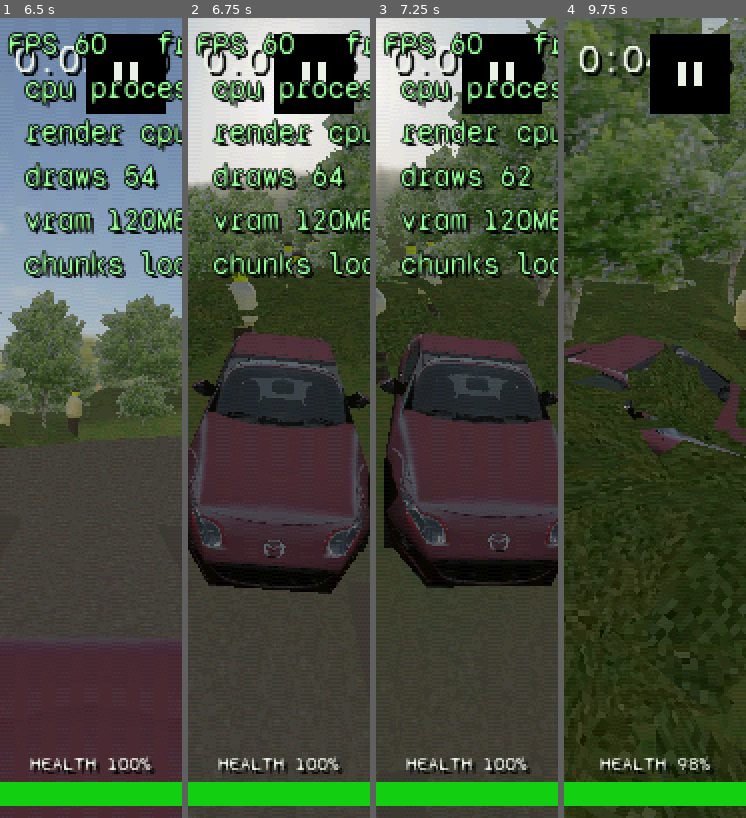
Above: before the commit, frames 1-4 (left to right).
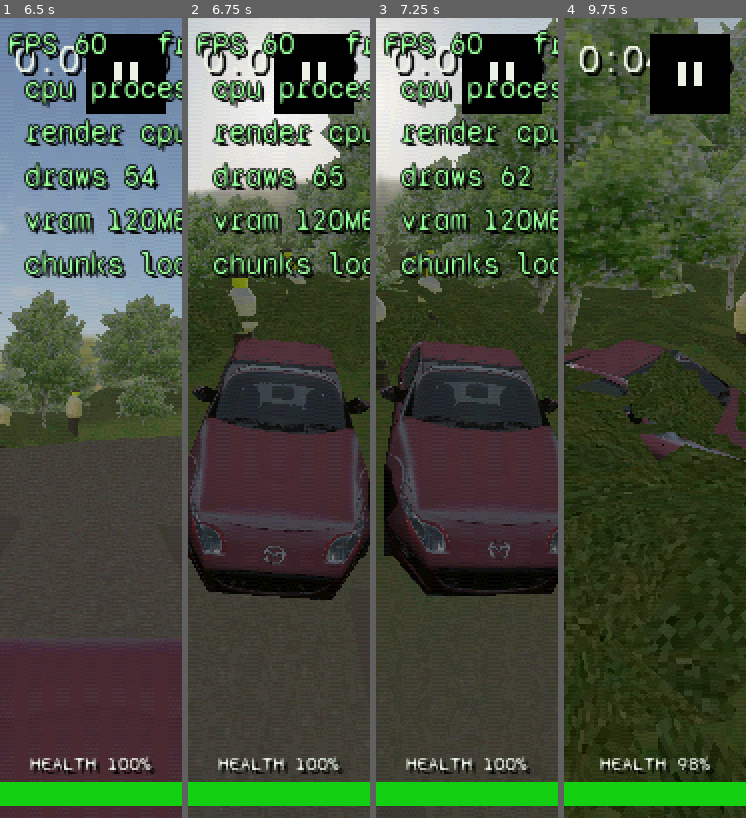
Above: after the commit, the same moments.

Repository: felixxwu/TAPPA
Game: Godot game, scene res://main.tscn
Two runs of this game, one before a commit and one after it. Both use one fixed random seed, a clock stepped at 60 frames per second and the inputs below. This scene is started directly instead of the project's main scene.
Inputs (mouse positions are in pixels of both pictures, inside the frame that each line leads up to):
- Up to frame 1 (6.5 s): tap Enter (menu_select) at 0.5 s; move the mouse to (131, 378) at 0.52 s; hold Right (menu_right) 0.53-1.25 s; tap C (cycle_camera) at 0.6 s; click (131, 378) at 0.67 s; drag from (54, 458) to (81, 578) at 1.27 s; move the mouse to (109, 242) at 2.02 s; hold Right (menu_right) 2.03-2.75 s; tap P (toggle_perf_overlay) at 2.1 s; drag from (81, 578) to (36, 298) at 2.77 s; move the mouse to (145, 538) at 3.52 s; hold Left (menu_left) 3.53-4.25 s; tap Alt at 3.6 s; drag from (36, 298) to (63, 218) at 4.27 s; move the mouse to (100, 418) at 5.02 s; hold S (brake_reverse) 5.03-5.75 s; tap K at 5.1 s; click (100, 418) at 5.17 s; drag from (63, 218) to (54, 458) at 5.77 s
- Up to frame 2 (6.75 s): move the mouse to (319, 378) at 6.52 s; hold W (accelerate) from 6.53 s (still down); tap C (cycle_camera) at 6.6 s
- Up to frame 3 (7.25 s): keep holding W (accelerate)
- Up to frame 4 (9.75 s): release W (accelerate) at 7.25 s; drag from (618, 458) to (645, 578) at 7.27 s; move the mouse to (673, 242) at 8.02 s; hold S (brake_reverse) 8.03-8.75 s; tap P (toggle_perf_overlay) at 8.1 s; drag from (645, 578) to (600, 298) at 8.77 s; move the mouse to (709, 538) at 9.52 s; hold W (accelerate) from 9.53 s (still down); tap Alt at 9.6 s; click (709, 538) at 9.67 s

Frame 1 is identical in both runs. In frame 2, 13% of the frame differs, in the area x 0-100%, y 9-73%; in frame 3, 15%; in frame 4, 20%, in the area x 0-100%, y 0-100%.

Commit message:
Camera tilting with g forces

Diff:
--- a/scripts/chase_camera.gd
+++ b/scripts/chase_camera.gd
@@ -18,6 +18,23 @@
 var _fov_speed: float
 var _fov_smoothing: float
 var _dolly_mix: float
+
+# G-force lean: the view rolls into lateral acceleration and pitches with
+# forward acceleration (brake dips the nose, throttle lifts it). Gains are
+# degrees per m/s², clamped to _tilt_max, eased toward the target at
+# _tilt_smoothing. See features/camera.md.
+var _tilt_roll_gain: float
+var _tilt_pitch_gain: float
+var _tilt_max: float
+var _tilt_smoothing: float
+var _roll := 0.0     # current eased roll (radians)
+var _pitch := 0.0    # current eased pitch (radians)
+var _prev_vel := Vector3.ZERO
+var _have_prev_vel := false
+# The target the cached _prev_vel belongs to; when it changes (a car swap via
+# CameraManager.retarget) the history is dropped so the first frame on the new
+# car doesn't read a bogus acceleration spike off the old car's velocity.
+var _tilt_vel_target: Node = null
 
 # Last known horizontal direction of travel (pointing the way the car moves).
 var _travel_dir := Vector3.FORWARD
@@ -43,6 +60,10 @@
 	_fov_speed = cfg.chase_fov_speed
 	_fov_smoothing = cfg.chase_fov_smoothing
 	_dolly_mix = cfg.chase_dolly_mix
+	_tilt_roll_gain = cfg.chase_tilt_roll_gain
+	_tilt_pitch_gain = cfg.chase_tilt_pitch_gain
+	_tilt_max = deg_to_rad(cfg.chase_tilt_max_deg)
+	_tilt_smoothing = cfg.chase_tilt_smoothing
 	fov = _base_fov
 
 
@@ -135,6 +156,40 @@
 	if to_target.length() > 0.001 and absf(to_target.normalized().dot(Vector3.UP)) < 0.999:
 		look_at(target.global_position, Vector3.UP)
 
+	_apply_gforce_tilt(delta)
+
+
+# Lean the (already aimed) camera into the car's acceleration: roll toward
+# lateral g, pitch with forward g. Acceleration is the frame-to-frame change in
+# the car's velocity projected onto its local axes; the resulting target angles
+# are clamped and eased so the tilt settles back to level when the g-forces drop.
+func _apply_gforce_tilt(delta: float) -> void:
+	var target_roll := 0.0
+	var target_pitch := 0.0
+	if delta > 0.0 and target is RigidBody3D:
+		if target != _tilt_vel_target:
+			_have_prev_vel = false
+			_tilt_vel_target = target
+		var cur_vel := (target as RigidBody3D).linear_velocity
+		if _have_prev_vel:
+			var accel := (cur_vel - _prev_vel) / delta
+			var car_basis := target.global_transform.basis
+			var lateral := accel.dot(car_basis.x)       # + = accelerating rightward
+			var longitudinal := accel.dot(-car_basis.z) # + = speeding up forward
+			# Roll with lateral g (the default gain is negative, so the view leans
+			# outward — away from the turn), pitch nose-up under throttle /
+			# nose-down under braking. Gains are deg per m/s².
+			target_roll = clampf(deg_to_rad(lateral * _tilt_roll_gain), -_tilt_max, _tilt_max)
+			target_pitch = clampf(deg_to_rad(longitudinal * _tilt_pitch_gain), -_tilt_max, _tilt_max)
+		_prev_vel = cur_vel
+		_have_prev_vel = true
+
+	var weight := 1.0 - exp(-_tilt_smoothing * delta)
+	_roll = lerpf(_roll, target_roll, weight)
+	_pitch = lerpf(_pitch, target_pitch, weight)
+	rotate_object_local(Vector3.RIGHT, _pitch)
+	rotate_object_local(Vector3.FORWARD, _roll)
+
 
 # Terrain surface height at a world (x, z), used to seat the camera a fixed
 # distance above the ground below it. Looks for a sibling that exposes height_at
--- a/scripts/game_config.gd
+++ b/scripts/game_config.gd
@@ -600,6 +600,17 @@
 ## (distance ∝ 1/tan(fov/2), the car stays the same size). Values in between
 ## soften an over-eager pull-in.
 @export_range(0.0, 1.0) var chase_dolly_mix := 0.5
+## G-force camera lean (chase only). The chase camera derives the car's
+## acceleration each frame and leans into it: lateral g rolls the view, forward
+## g pitches it (brake dips the nose, throttle lifts it). Gains are degrees of
+## tilt per m/s² of acceleration on that axis; a negative gain inverts that axis.
+## The result is clamped to ±chase_tilt_max_deg and eased at chase_tilt_smoothing
+## (higher = snappier; the same 1-exp(-rate·dt) idiom as the orbit/FOV smoothing),
+## so the tilt decays back to level once the g-forces drop.
+@export_range(-2.0, 2.0) var chase_tilt_roll_gain := -0.3
+@export_range(-2.0, 2.0) var chase_tilt_pitch_gain := 0.25
+@export_range(0.0, 30.0) var chase_tilt_max_deg := 4.0
+@export_range(0.1, 20.0) var chase_tilt_smoothing := 6.0
 
 @export_group("Menu / HQ")
 ## Seconds the HQ menu camera takes to ease into framing the focused car
@@ -1201,7 +1212,7 @@
 ## scaled by a random factor in [this, 1.0] (hashed off its position), so a Greece
 ## stand varies in height instead of every tree being identical. 1.0 disables the
 ## jitter. Only affects the region-forced billboard path (e.g. tree-greece.webp).
-@export_range(0.1, 1.0) var region_tree_billboard_min_scale := 0.3
+@export_range(0.1, 1.0) var region_tree_billboard_min_scale := 0.5
 ## Vertical offset (m) applied to REGION billboard trees (e.g. Greece) to sink them
 ## into the ground: negative pushes the card's bottom edge below the terrain (hiding
 ## the seam where the trunk meets the slope), positive lifts it. The home billboard
--- /dev/null
+++ b/tests/headless/test_chase_camera_tilt.gd
@@ -0,0 +1,101 @@
+extends GutTest
+# Chase camera g-force lean. Behaviour contract only: the tilt fields are set to
+# synthetic values per test so the assertions test the LOGIC (which way a given
+# acceleration leans the view, that it clamps, that it decays back to level) and
+# never pin the authored gains/max/smoothing (which live in GameConfig).
+
+var _cam: Camera3D
+var _target: RigidBody3D
+
+
+func before_each() -> void:
+	_target = RigidBody3D.new()
+	_target.gravity_scale = 0.0
+	add_child(_target)
+	_cam = load("res://scripts/chase_camera.gd").new()
+	_cam.target = _target
+	add_child(_cam)  # _ready() caches config into the _* fields
+	# Sane synthetic follow values (as in test_chase_camera_fov).
+	_cam._distance = 6.0
+	_cam._height = 2.0
+	_cam._base_fov = 80.0
+	_cam._fov_speed_boost = 30.0
+	_cam._fov_speed = 50.0
+	_cam._fov_smoothing = 8.0
+	_cam.fov = _cam._base_fov
+	# Synthetic tilt tuning so the test is independent of the authored values.
+	_cam._tilt_roll_gain = 1.0
+	_cam._tilt_pitch_gain = 1.0
+	_cam._tilt_max = deg_to_rad(10.0)
+	_cam._tilt_smoothing = 8.0
+	# Drive _physics_process by hand so we control the velocity read each step.
+	_cam.set_physics_process(false)
+
+
+func after_each() -> void:
+	_cam.free()
+	_target.free()
+
+
+# Tear down and rebuild the rig within a test (for driving a second, opposite
+# acceleration from a clean, un-leaned state) without leaking the first rig.
+func _reset() -> void:
+	after_each()
+	before_each()
+
+
+# Feed a constant world-space acceleration for `frames` steps by ramping the
+# body's velocity, so (v - prev_v)/dt reads back as `accel` each frame.
+func _drive_accel(accel: Vector3, frames: int) -> void:
+	var dt := 1.0 / 60.0
+	for _i in frames:
+		_target.linear_velocity += accel * dt
+		_cam._physics_process(dt)
+
+
+# Hold the velocity constant (zero acceleration) so the eased tilt relaxes.
+func _coast(frames: int) -> void:
+	var dt := 1.0 / 60.0
+	for _i in frames:
+		_cam._physics_process(dt)
+
+
+func test_rightward_accel_rolls_one_way() -> void:
+	# Target at identity basis: +X is the car's local right. A positive roll gain
+	# plus rightward acceleration must produce a definite, consistent roll sign.
+	_drive_accel(Vector3(30.0, 0.0, 0.0), 120)
+	var right_roll: float = _cam._roll
+	assert_ne(right_roll, 0.0, "lateral acceleration leans the view (nonzero roll)")
+
+	# Reverse the acceleration: the roll must flip to the opposite sign.
+	_reset()
+	_drive_accel(Vector3(-30.0, 0.0, 0.0), 120)
+	assert_lt(_cam._roll * right_roll, 0.0, "opposite lateral g rolls the other way")
+
+
+func test_throttle_and_brake_pitch_opposite_ways() -> void:
+	# Forward is -Z at identity. Accelerating forward (velocity growing along -Z)
+	# and decelerating (growing along +Z) must pitch the view opposite ways.
+	_drive_accel(Vector3(0.0, 0.0, -30.0), 120)
+	var throttle_pitch: float = _cam._pitch
+	assert_ne(throttle_pitch, 0.0, "forward acceleration pitches the view (nonzero pitch)")
+
+	_reset()
+	_drive_accel(Vector3(0.0, 0.0, 30.0), 120)
+	assert_lt(_cam._pitch * throttle_pitch, 0.0, "braking pitches opposite to throttle")
+
+
+func test_tilt_is_clamped_to_max() -> void:
+	# A huge sustained acceleration must not tilt past the configured max.
+	_drive_accel(Vector3(500.0, 0.0, -500.0), 200)
+	assert_lte(absf(_cam._roll), _cam._tilt_max + 1e-4, "roll never exceeds the max tilt")
+	assert_lte(absf(_cam._pitch), _cam._tilt_max + 1e-4, "pitch never exceeds the max tilt")
+
+
+func test_tilt_decays_to_level_when_g_forces_drop() -> void:
+	# Build up a lean, then coast (zero acceleration): the tilt eases back to level.
+	_drive_accel(Vector3(30.0, 0.0, -30.0), 120)
+	assert_gt(absf(_cam._roll) + absf(_cam._pitch), 0.001, "there is a lean to decay from")
+	_coast(600)
+	assert_almost_eq(_cam._roll, 0.0, 0.001, "roll relaxes back to level")
+	assert_almost_eq(_cam._pitch, 0.0, 0.001, "pitch relaxes back to level")
Not shown, added: tests/headless/test_chase_camera_tilt.gd.uid
Not shown, changed: features/camera.md
